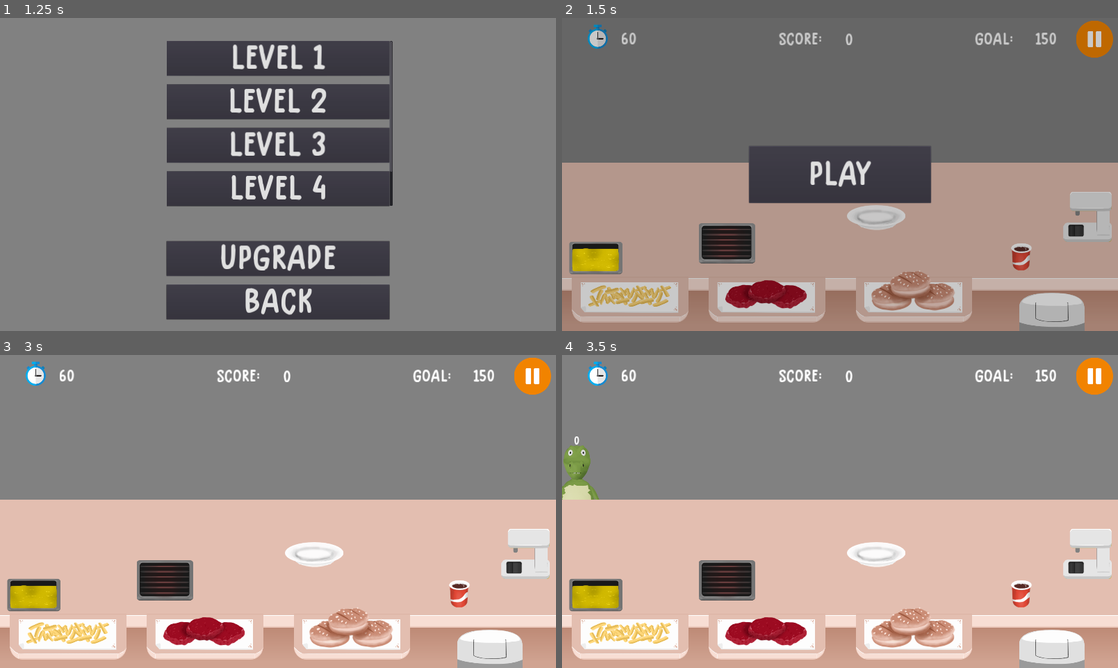
Above: before the commit, frames 1-4 (two rows, left to right).
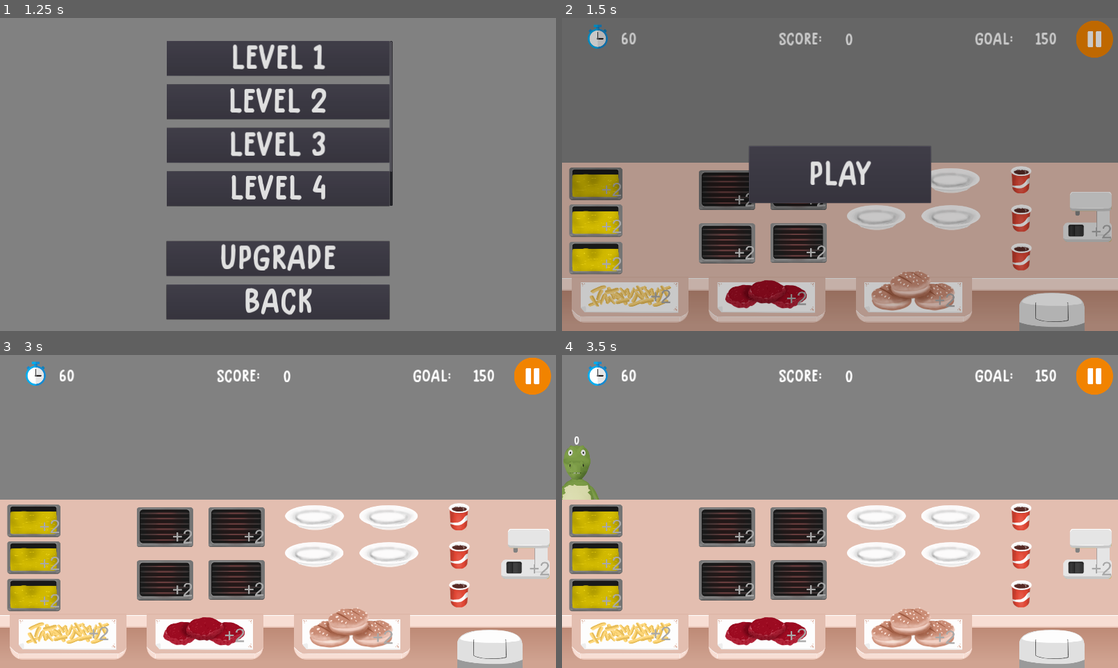
Above: after the commit, the same moments.

Repository: samuelpedrajas/MyVeganRestaurant
Game: Godot game, scene res://Scenes/Game.tscn
Two runs of this game, one before a commit and one after it. Both use one fixed random seed, a clock stepped at 60 frames per second and the inputs below.
Inputs:
- Up to frame 1 (1.25 s): click "Fast Food" at 0.5 s
- Up to frame 2 (1.5 s): click "Level 1" at 1.25 s
- Up to frame 3 (3 s): click "Level 1" at 2 s; click "PLAY" at 2.75 s
- Up to frame 4 (3.5 s): no input

Frame 1 is identical in both runs. In frame 2, 6.6% of the frame differs, in the area x 1-99%, y 47-93%; in frame 3, 8.5%; in frame 4, 8.5%.

Commit message:
progress

Diff:
--- a/Scenes/FastFood/Deliveries/BurgerBread.tscn
+++ b/Scenes/FastFood/Deliveries/BurgerBread.tscn
@@ -127,7 +127,7 @@
 [node name="BurgerBread" type="Node2D"]
 script = ExtResource( 1 )
 reference = "BurgerBread"
-ingredients = [ "BurgerBread" ]
+ingredients = [ "BurgerBreadIngredient" ]
 v_limits = Vector2( -70, 34.5 )
 throwable = false
 
--- a/Scenes/FastFood/Deliveries/CompleteBurger.tscn
+++ b/Scenes/FastFood/Deliveries/CompleteBurger.tscn
@@ -137,7 +137,7 @@
 [node name="CompleteBurger" type="Node2D"]
 script = ExtResource( 5 )
 reference = "CompleteBurger"
-ingredients = [ "BurgerBread", "CookedBurger", "Tomato", "Lettuce" ]
+ingredients = [ "BurgerBreadIngredient", "BurgerIngredient", "Tomato", "Lettuce" ]
 v_limits = Vector2( -91, 34.5 )
 
 [node name="Sprites" type="Node2D" parent="."]
--- a/Scenes/FastFood/Deliveries/Fries.tscn
+++ b/Scenes/FastFood/Deliveries/Fries.tscn
@@ -125,7 +125,7 @@
 [node name="Fries" type="Node2D"]
 script = ExtResource( 1 )
 reference = "Fries"
-ingredients = [ "Fries" ]
+ingredients = [ "FriesIngredient" ]
 v_limits = Vector2( -89, 25 )
 throwable = false
 
--- a/Scenes/FastFood/Deliveries/LettuceBurger.tscn
+++ b/Scenes/FastFood/Deliveries/LettuceBurger.tscn
@@ -134,7 +134,7 @@
 [node name="LettuceBurger" type="Node2D"]
 script = ExtResource( 4 )
 reference = "LettuceBurger"
-ingredients = [ "BurgerBread", "CookedBurger", "Lettuce" ]
+ingredients = [ "BurgerBreadIngredient", "BurgerIngredient", "Lettuce" ]
 v_limits = Vector2( -87, 34.5 )
 
 [node name="Sprites" type="Node2D" parent="."]
--- a/Scenes/FastFood/Deliveries/SimpleBurger.tscn
+++ b/Scenes/FastFood/Deliveries/SimpleBurger.tscn
@@ -131,7 +131,7 @@
 [node name="SimpleBurger" type="Node2D"]
 script = ExtResource( 1 )
 reference = "SimpleBurger"
-ingredients = [ "BurgerBread", "CookedBurger" ]
+ingredients = [ "BurgerBreadIngredient", "BurgerIngredient" ]
 v_limits = Vector2( -84, 34.5 )
 throwable = false
 
--- a/Scenes/FastFood/Deliveries/TomatoBurger.tscn
+++ b/Scenes/FastFood/Deliveries/TomatoBurger.tscn
@@ -134,7 +134,7 @@
 [node name="TomatoBurger" type="Node2D"]
 script = ExtResource( 5 )
 reference = "TomatoBurger"
-ingredients = [ "BurgerBread", "CookedBurger", "Tomato" ]
+ingredients = [ "BurgerBreadIngredient", "BurgerIngredient", "Tomato" ]
 v_limits = Vector2( -87, 34.5 )
 
 [node name="Sprites" type="Node2D" parent="."]
--- a/Scenes/FastFood/Ingredients/Burger.tscn
+++ b/Scenes/FastFood/Ingredients/Burger.tscn
@@ -1,31 +1,673 @@
-[gd_scene load_steps=6 format=2]
+[gd_scene load_steps=20 format=2]
 
 [ext_resource path="res://Scripts/Ingredient.gd" type="Script" id=1]
 [ext_resource path="res://Images/FastFood/Food/HamurguesaCruda.png" type="Texture" id=2]
 [ext_resource path="res://Images/FastFood/Food/HamburguesaHecha.png" type="Texture" id=3]
 [ext_resource path="res://Images/FastFood/Food/HamburguesaQuemada.png" type="Texture" id=4]
-[ext_resource path="res://Scripts/Stage.gd" type="Script" id=5]
-
-
-
+[ext_resource path="res://Images/FastFood/Food/HamburguesaQuemada_2.png" type="Texture" id=6]
+[ext_resource path="res://Images/FastFood/Food/HamburguesaHecha_2.png" type="Texture" id=7]
+[ext_resource path="res://Images/FastFood/Food/HamurguesaCruda_2.png" type="Texture" id=8]
+[ext_resource path="res://Images/FastFood/Food/HamburguesaHecha_1.png" type="Texture" id=9]
+[ext_resource path="res://Images/FastFood/Food/HamurguesaCruda_1.png" type="Texture" id=10]
+[ext_resource path="res://Images/FastFood/Food/HamburguesaQuemada_1.png" type="Texture" id=11]
+
+[sub_resource type="Animation" id=4]
+resource_name = "burned_animation_0"
+tracks/0/type = "value"
+tracks/0/path = NodePath("Sprites/Sprites0:visible")
+tracks/0/interp = 1
+tracks/0/loop_wrap = true
+tracks/0/imported = false
+tracks/0/enabled = true
+tracks/0/keys = {
+"times": PoolRealArray( 0 ),
+"transitions": PoolRealArray( 1 ),
+"update": 1,
+"values": [ true ]
+}
+tracks/1/type = "value"
+tracks/1/path = NodePath("Sprites/Sprites1:visible")
+tracks/1/interp = 1
+tracks/1/loop_wrap = true
+tracks/1/imported = false
+tracks/1/enabled = true
+tracks/1/keys = {
+"times": PoolRealArray( 0 ),
+"transitions": PoolRealArray( 1 ),
+"update": 1,
+"values": [ false ]
+}
+tracks/2/type = "value"
+tracks/2/path = NodePath("Sprites/Sprites2:visible")
+tracks/2/interp = 1
+tracks/2/loop_wrap = true
+tracks/2/imported = false
+tracks/2/enabled = true
+tracks/2/keys = {
+"times": PoolRealArray( 0 ),
+"transitions": PoolRealArray( 1 ),
+"update": 1,
+"values": [ false ]
+}
+tracks/3/type = "value"
+tracks/3/path = NodePath("Sprites/Sprites0/BurnedBurger:visible")
+tracks/3/interp = 1
+tracks/3/loop_wrap = true
+tracks/3/imported = false
+tracks/3/enabled = true
+tracks/3/keys = {
+"times": PoolRealArray( 0 ),
+"transitions": PoolRealArray( 1 ),
+"update": 1,
+"values": [ true ]
+}
+tracks/4/type = "value"
+tracks/4/path = NodePath("Sprites/Sprites0/CookedBurger:visible")
+tracks/4/interp = 1
+tracks/4/loop_wrap = true
+tracks/4/imported = false
+tracks/4/enabled = true
+tracks/4/keys = {
+"times": PoolRealArray( 0 ),
+"transitions": PoolRealArray( 1 ),
+"update": 1,
+"values": [ false ]
+}
+tracks/5/type = "value"
+tracks/5/path = NodePath("Sprites/Sprites0/RawBurger:visible")
+tracks/5/interp = 1
+tracks/5/loop_wrap = true
+tracks/5/imported = false
+tracks/5/enabled = true
+tracks/5/keys = {
+"times": PoolRealArray( 0 ),
+"transitions": PoolRealArray( 1 ),
+"update": 1,
+"values": [ false ]
+}
+
+[sub_resource type="Animation" id=6]
+resource_name = "burned_animation_1"
+tracks/0/type = "value"
+tracks/0/path = NodePath("Sprites/Sprites0:visible")
+tracks/0/interp = 1
+tracks/0/loop_wrap = true
+tracks/0/imported = false
+tracks/0/enabled = true
+tracks/0/keys = {
+"times": PoolRealArray( 0 ),
+"transitions": PoolRealArray( 1 ),
+"update": 1,
+"values": [ false ]
+}
+tracks/1/type = "value"
+tracks/1/path = NodePath("Sprites/Sprites1:visible")
+tracks/1/interp = 1
+tracks/1/loop_wrap = true
+tracks/1/imported = false
+tracks/1/enabled = true
+tracks/1/keys = {
+"times": PoolRealArray( 0 ),
+"transitions": PoolRealArray( 1 ),
+"update": 1,
+"values": [ true ]
+}
+tracks/2/type = "value"
+tracks/2/path = NodePath("Sprites/Sprites2:visible")
+tracks/2/interp = 1
+tracks/2/loop_wrap = true
+tracks/2/imported = false
+tracks/2/enabled = true
+tracks/2/keys = {
+"times": PoolRealArray( 0 ),
+"transitions": PoolRealArray( 1 ),
+"update": 1,
+"values": [ false ]
+}
+tracks/3/type = "value"
+tracks/3/path = NodePath("Sprites/Sprites1/BurnedBurger:visible")
+tracks/3/interp = 1
+tracks/3/loop_wrap = true
+tracks/3/imported = false
+tracks/3/enabled = true
+tracks/3/keys = {
+"times": PoolRealArray( 0 ),
+"transitions": PoolRealArray( 1 ),
+"update": 1,
+"values": [ true ]
+}
+tracks/4/type = "value"
+tracks/4/path = NodePath("Sprites/Sprites1/CookedBurger:visible")
+tracks/4/interp = 1
+tracks/4/loop_wrap = true
+tracks/4/imported = false
+tracks/4/enabled = true
+tracks/4/keys = {
+"times": PoolRealArray( 0 ),
+"transitions": PoolRealArray( 1 ),
+"update": 1,
+"values": [ false ]
+}
+tracks/5/type = "value"
+tracks/5/path = NodePath("Sprites/Sprites1/RawBurger:visible")
+tracks/5/interp = 1
+tracks/5/loop_wrap = true
+tracks/5/imported = false
+tracks/5/enabled = true
+tracks/5/keys = {
+"times": PoolRealArray( 0 ),
+"transitions": PoolRealArray( 1 ),
+"update": 1,
+"values": [ false ]
+}
+
+[sub_resource type="Animation" id=7]
+resource_name = "burned_animation_2"
+tracks/0/type = "value"
+tracks/0/path = NodePath("Sprites/Sprites0:visible")
+tracks/0/interp = 1
+tracks/0/loop_wrap = true
+tracks/0/imported = false
+tracks/0/enabled = true
+tracks/0/keys = {
+"times": PoolRealArray( 0 ),
+"transitions": PoolRealArray( 1 ),
+"update": 1,
+"values": [ false ]
+}
+tracks/1/type = "value"
+tracks/1/path = NodePath("Sprites/Sprites1:visible")
+tracks/1/interp = 1
+tracks/1/loop_wrap = true
+tracks/1/imported = false
+tracks/1/enabled = true
+tracks/1/keys = {
+"times": PoolRealArray( 0 ),
+"transitions": PoolRealArray( 1 ),
+"update": 1,
+"values": [ false ]
+}
+tracks/2/type = "value"
+tracks/2/path = NodePath("Sprites/Sprites2:visible")
+tracks/2/interp = 1
+tracks/2/loop_wrap = true
+tracks/2/imported = false
+tracks/2/enabled = true
+tracks/2/keys = {
+"times": PoolRealArray( 0 ),
+"transitions": PoolRealArray( 1 ),
+"update": 1,
+"values": [ true ]
+}
+tracks/3/type = "value"
+tracks/3/path = NodePath("Sprites/Sprites2/BurnedBurger:visible")
+tracks/3/interp = 1
+tracks/3/loop_wrap = true
+tracks/3/imported = false
+tracks/3/enabled = true
+tracks/3/keys = {
+"times": PoolRealArray( 0 ),
+"transitions": PoolRealArray( 1 ),
+"update": 1,
+"values": [ true ]
+}
+tracks/4/type = "value"
+tracks/4/path = NodePath("Sprites/Sprites2/CookedBurger:visible")
+tracks/4/interp = 1
+tracks/4/loop_wrap = true
+tracks/4/imported = false
+tracks/4/enabled = true
+tracks/4/keys = {
+"times": PoolRealArray( 0 ),
+"transitions": PoolRealArray( 1 ),
+"update": 1,
+"values": [ false ]
+}
+tracks/5/type = "value"
+tracks/5/path = NodePath("Sprites/Sprites2/RawBurger:visible")
+tracks/5/interp = 1
+tracks/5/loop_wrap = true
+tracks/5/imported = false
+tracks/5/enabled = true
+tracks/5/keys = {
+"times": PoolRealArray( 0 ),
+"transitions": PoolRealArray( 1 ),
+"update": 1,
+"values": [ false ]
+}
+
+[sub_resource type="Animation" id=5]
+resource_name = "cooked_animation_0"
+tracks/0/type = "value"
+tracks/0/path = NodePath("Sprites/Sprites0:visible")
+tracks/0/interp = 1
+tracks/0/loop_wrap = true
+tracks/0/imported = false
+tracks/0/enabled = true
+tracks/0/keys = {
+"times": PoolRealArray( 0 ),
+"transitions": PoolRealArray( 1 ),
+"update": 1,
+"values": [ true ]
+}
+tracks/1/type = "value"
+tracks/1/path = NodePath("Sprites/Sprites1:visible")
+tracks/1/interp = 1
+tracks/1/loop_wrap = true
+tracks/1/imported = false
+tracks/1/enabled = true
+tracks/1/keys = {
+"times": PoolRealArray( 0 ),
+"transitions": PoolRealArray( 1 ),
+"update": 1,
+"values": [ false ]
+}
+tracks/2/type = "value"
+tracks/2/path = NodePath("Sprites/Sprites2:visible")
+tracks/2/interp = 1
+tracks/2/loop_wrap = true
+tracks/2/imported = false
+tracks/2/enabled = true
+tracks/2/keys = {
+"times": PoolRealArray( 0 ),
+"transitions": PoolRealArray( 1 ),
+"update": 1,
+"values": [ false ]
+}
+tracks/3/type = "value"
+tracks/3/path = NodePath("Sprites/Sprites0/BurnedBurger:visible")
+tracks/3/interp = 1
+tracks/3/loop_wrap = true
+tracks/3/imported = false
+tracks/3/enabled = true
+tracks/3/keys = {
+"times": PoolRealArray( 0 ),
+"transitions": PoolRealArray( 1 ),
+"update": 1,
+"values": [ false ]
+}
+tracks/4/type = "value"
+tracks/4/path = NodePath("Sprites/Sprites0/CookedBurger:visible")
+tracks/4/interp = 1
+tracks/4/loop_wrap = true
+tracks/4/imported = false
+tracks/4/enabled = true
+tracks/4/keys = {
+"times": PoolRealArray( 0 ),
+"transitions": PoolRealArray( 1 ),
+"update": 1,
+"values": [ true ]
+}
+tracks/5/type = "value"
+tracks/5/path = NodePath("Sprites/Sprites0/RawBurger:visible")
+tracks/5/interp = 1
+tracks/5/loop_wrap = true
+tracks/5/imported = false
+tracks/5/enabled = true
+tracks/5/keys = {
+"times": PoolRealArray( 0 ),
+"transitions": PoolRealArray( 1 ),
+"update": 1,
+"values": [ false ]
+}
+
+[sub_resource type="Animation" id=8]
+resource_name = "cooked_animation_1"
+tracks/0/type = "value"
+tracks/0/path = NodePath("Sprites/Sprites0:visible")
+tracks/0/interp = 1
+tracks/0/loop_wrap = true
+tracks/0/imported = false
+tracks/0/enabled = true
+tracks/0/keys = {
+"times": PoolRealArray( 0 ),
+"transitions": PoolRealArray( 1 ),
+"update": 1,
+"values": [ false ]
+}
+tracks/1/type = "value"
+tracks/1/path = NodePath("Sprites/Sprites1:visible")
+tracks/1/interp = 1
+tracks/1/loop_wrap = true
+tracks/1/imported = false
+tracks/1/enabled = true
+tracks/1/keys = {
+"times": PoolRealArray( 0 ),
+"transitions": PoolRealArray( 1 ),
+"update": 1,
+"values": [ true ]
+}
+tracks/2/type = "value"
+tracks/2/path = NodePath("Sprites/Sprites2:visible")
+tracks/2/interp = 1
+tracks/2/loop_wrap = true
+tracks/2/imported = false
+tracks/2/enabled = true
+tracks/2/keys = {
+"times": PoolRealArray( 0 ),
+"transitions": PoolRealArray( 1 ),
+"update": 1,
+"values": [ false ]
+}
+tracks/3/type = "value"
+tracks/3/path = NodePath("Sprites/Sprites1/BurnedBurger:visible")
+tracks/3/interp = 1
+tracks/3/loop_wrap = true
+tracks/3/imported = false
+tracks/3/enabled = true
+tracks/3/keys = {
+"times": PoolRealArray( 0 ),
+"transitions": PoolRealArray( 1 ),
+"update": 1,
+"values": [ false ]
+}
+tracks/4/type = "value"
+tracks/4/path = NodePath("Sprites/Sprites1/CookedBurger:visible")
+tracks/4/interp = 1
+tracks/4/loop_wrap = true
+tracks/4/imported = false
+tracks/4/enabled = true
+tracks/4/keys = {
+"times": PoolRealArray( 0 ),
+"transitions": PoolRealArray( 1 ),
+"update": 1,
+"values": [ true ]
+}
+tracks/5/type = "value"
+tracks/5/path = NodePath("Sprites/Sprites1/RawBurger:visible")
+tracks/5/interp = 1
+tracks/5/loop_wrap = true
+tracks/5/imported = false
+tracks/5/enabled = true
+tracks/5/keys = {
+"times": PoolRealArray( 0 ),
+"transitions": PoolRealArray( 1 ),
+"update": 1,
+"values": [ false ]
+}
+
+[sub_resource type="Animation" id=9]
+resource_name = "cooked_animation_2"
+tracks/0/type = "value"
+tracks/0/path = NodePath("Sprites/Sprites0:visible")
+tracks/0/interp = 1
+tracks/0/loop_wrap = true
+tracks/0/imported = false
+tracks/0/enabled = true
+tracks/0/keys = {
+"times": PoolRealArray( 0 ),
+"transitions": PoolRealArray( 1 ),
+"update": 1,
+"values": [ false ]
+}
+tracks/1/type = "value"
+tracks/1/path = NodePath("Sprites/Sprites1:visible")
+tracks/1/interp = 1
+tracks/1/loop_wrap = true
+tracks/1/imported = false
+tracks/1/enabled = true
+tracks/1/keys = {
+"times": PoolRealArray( 0 ),
+"transitions": PoolRealArray( 1 ),
+"update": 1,
+"values": [ false ]
+}
+tracks/2/type = "value"
+tracks/2/path = NodePath("Sprites/Sprites2:visible")
+tracks/2/interp = 1
+tracks/2/loop_wrap = true
+tracks/2/imported = false
+tracks/2/enabled = true
+tracks/2/keys = {
+"times": PoolRealArray( 0 ),
+"transitions": PoolRealArray( 1 ),
+"update": 1,
+"values": [ true ]
+}
+tracks/3/type = "value"
+tracks/3/path = NodePath("Sprites/Sprites2/BurnedBurger:visible")
+tracks/3/interp = 1
+tracks/3/loop_wrap = true
+tracks/3/imported = false
+tracks/3/enabled = true
+tracks/3/keys = {
+"times": PoolRealArray( 0 ),
+"transitions": PoolRealArray( 1 ),
+"update": 1,
+"values": [ false ]
+}
+tracks/4/type = "value"
+tracks/4/path = NodePath("Sprites/Sprites2/CookedBurger:visible")
+tracks/4/interp = 1
+tracks/4/loop_wrap = true
+tracks/4/imported = false
+tracks/4/enabled = true
+tracks/4/keys = {
+"times": PoolRealArray( 0 ),
+"transitions": PoolRealArray( 1 ),
+"update": 1,
+"values": [ true ]
+}
+tracks/5/type = "value"
+tracks/5/path = NodePath("Sprites/Sprites2/RawBurger:visible")
+tracks/5/interp = 1
+tracks/5/loop_wrap = true
+tracks/5/imported = false
+tracks/5/enabled = true
+tracks/5/keys = {
+"times": PoolRealArray( 0 ),
+"transitions": PoolRealArray( 1 ),
+"update": 1,
+"values": [ false ]
+}
+
+[sub_resource type="Animation" id=1]
+resource_name = "default_animation_0"
+tracks/0/type = "value"
+tracks/0/path = NodePath("Sprites/Sprites0:visible")
+tracks/0/interp = 1
+tracks/0/loop_wrap = true
+tracks/0/imported = false
+tracks/0/enabled = true
+tracks/0/keys = {
+"times": PoolRealArray( 0 ),
+"transitions": PoolRealArray( 1 ),
+"update": 1,
+"values": [ true ]
+}
+tracks/1/type = "value"
+tracks/1/path = NodePath("Sprites/Sprites1:visible")
+tracks/1/interp = 1
+tracks/1/loop_wrap = true
+tracks/1/imported = false
+tracks/1/enabled = true
+tracks/1/keys = {
+"times": PoolRealArray( 0 ),
+"transitions": PoolRealArray( 1 ),
+"update": 1,
+"values": [ false ]
+}
+tracks/2/type = "value"
+tracks/2/path = NodePath("Sprites/Sprites2:visible")
+tracks/2/interp = 1
+tracks/2/loop_wrap = true
+tracks/2/imported = false
+tracks/2/enabled = true
+tracks/2/keys = {
+"times": PoolRealArray( 0 ),
+"transitions": PoolRealArray( 1 ),
+"update": 1,
+"values": [ false ]
+}
+tracks/3/type = "value"
+tracks/3/path = NodePath("Sprites/Sprites0/RawBurger:visible")
+tracks/3/interp = 1
+tracks/3/loop_wrap = true
+tracks/3/imported = false
+tracks/3/enabled = true
+tracks/3/keys = {
+"times": PoolRealArray( 0 ),
+"transitions": PoolRealArray( 1 ),
+"update": 1,
+"values": [ true ]
+}
+tracks/4/type = "value"
+tracks/4/path = NodePath("Sprites/Sprites0/CookedBurger:visible")
+tracks/4/interp = 1
+tracks/4/loop_wrap = true
+tracks/4/imported = false
+tracks/4/enabled = true
+tracks/4/keys = {
+"times": PoolRealArray( 0 ),
+"transitions": PoolRealArray( 1 ),
+"update": 1,
+"values": [ false ]
+}
+tracks/5/type = "value"
+tracks/5/path = NodePath("Sprites/Sprites0/BurnedBurger:visible")
+tracks/5/interp = 1
+tracks/5/loop_wrap = true
+tracks/5/imported = false
+tracks/5/enabled = true
+tracks/5/keys = {
+"times": PoolRealArray( 0 ),
+"transitions": PoolRealArray( 1 ),
+"update": 1,
+"values": [ false ]
+}
+
+[sub_resource type="Animation" id=2]
+resource_name = "default_animation_1"
+tracks/0/type = "value"
+tracks/0/path = NodePath("Sprites/Sprites2:visible")
+tracks/0/interp = 1
+tracks/0/loop_wrap = true
+tracks/0/imported = false
+tracks/0/enabled = true
+tracks/0/keys = {
+"times": PoolRealArray( 0 ),
+"transitions": PoolRealArray( 1 ),
+"update": 1,
+"values": [ false ]
+}
+tracks/1/type = "value"
+tracks/1/path = NodePath("Sprites/Sprites1:visible")
+tracks/1/interp = 1
+tracks/1/loop_wrap = true
+tracks/1/imported = false
+tracks/1/enabled = true
+tracks/1/keys = {
+"times": PoolRealArray( 0 ),
+"transitions": PoolRealArray( 1 ),
+"update": 1,
+"values": [ true ]
+}
+tracks/2/type = "value"
+tracks/2/path = NodePath("Sprites/Sprites0:visible")
+tracks/2/interp = 1
+tracks/2/loop_wrap = true
+tracks/2/imported = false
+tracks/2/enabled = true
+tracks/2/keys = {
+"times": PoolRealArray( 0 ),
+"transitions": PoolRealArray( 1 ),
+"update": 1,
+"values": [ false ]
+}
+
+[sub_resource type="Animation" id=3]
+resource_name = "default_animation_2"
+tracks/0/type = "value"
+tracks/0/path = NodePath("Sprites/Sprites2:visible")
+tracks/0/interp = 1
+tracks/0/loop_wrap = true
+tracks/0/imported = false
+tracks/0/enabled = true
+tracks/0/keys = {
+"times": PoolRealArray( 0 ),
+"transitions": PoolRealArray( 1 ),
+"update": 1,
+"values": [ true ]
+}
+tracks/1/type = "value"
+tracks/1/path = NodePath("Sprites/Sprites1:visible")
+tracks/1/interp = 1
+tracks/1/loop_wrap = true
+tracks/1/imported = false
+tracks/1/enabled = true
+tracks/1/keys = {
+"times": PoolRealArray( 0 ),
+"transitions": PoolRealArray( 1 ),
+"update": 1,
+"values": [ false ]
+}
+tracks/2/type = "value"
+tracks/2/path = NodePath("Sprites/Sprites0:visible")
+tracks/2/interp = 1
+tracks/2/loop_wrap = true
+tracks/2/imported = false
+tracks/2/enabled = true
+tracks/2/keys = {
+"times": PoolRealArray( 0 ),
+"transitions": PoolRealArray( 1 ),
+"update": 1,
+"values": [ false ]
+}
 
 [node name="Burger" type="Node2D"]
 script = ExtResource( 1 )
 reference = "BurgerIngredient"
 
-[node name="RawBurger" type="Sprite" parent="."]
+[node name="Sprites" type="Node2D" parent="."]
+
+[node name="Sprites0" type="Node2D" parent="Sprites"]
+
+[node name="RawBurger" type="Sprite" parent="Sprites/Sprites0"]
 texture = ExtResource( 2 )
-script = ExtResource( 5 )
-reference = "RawBurger"
-
-[node name="CookedBurger" type="Sprite" parent="."]
+
+[node name="CookedBurger" type="Sprite" parent="Sprites/Sprites0"]
 visible = false
 texture = ExtResource( 3 )
-script = ExtResource( 5 )
-reference = "CookedBurger"
-
-[node name="BurnedBurger" type="Sprite" parent="."]
+
+[node name="BurnedBurger" type="Sprite" parent="Sprites/Sprites0"]
 visible = false
 texture = ExtResource( 4 )
-script = ExtResource( 5 )
-reference = "BurnedBurger"
+
+[node name="Sprites1" type="Node2D" parent="Sprites"]
+visible = false
+
+[node name="RawBurger" type="Sprite" parent="Sprites/Sprites1"]
+texture = ExtResource( 10 )
+
+[node name="CookedBurger" type="Sprite" parent="Sprites/Sprites1"]
+visible = false
+texture = ExtResource( 9 )
+
+[node name="BurnedBurger" type="Sprite" parent="Sprites/Sprites1"]
+visible = false
+texture = ExtResource( 11 )
+
+[node name="Sprites2" type="Node2D" parent="Sprites"]
+visible = false
+
+[node name="RawBurger" type="Sprite" parent="Sprites/Sprites2"]
+texture = ExtResource( 8 )
+
+[node name="CookedBurger" type="Sprite" parent="Sprites/Sprites2"]
+visible = false
+texture = ExtResource( 7 )
+
+[node name="BurnedBurger" type="Sprite" parent="Sprites/Sprites2"]
+visible = false
+texture = ExtResource( 6 )
+
+[node name="AnimationPlayer" type="AnimationPlayer" parent="."]
+anims/burned_animation_0 = SubResource( 4 )
+anims/burned_animation_1 = SubResource( 6 )
+anims/burned_animation_2 = SubResource( 7 )
+anims/cooked_animation_0 = SubResource( 5 )
+anims/cooked_animation_1 = SubResource( 8 )
+anims/cooked_animation_2 = SubResource( 9 )
+anims/default_animation_0 = SubResource( 1 )
+anims/default_animation_1 = SubResource( 2 )
+anims/default_animation_2 = SubResource( 3 )
--- a/Scenes/FastFood/Ingredients/BurgerBread.tscn
+++ b/Scenes/FastFood/Ingredients/BurgerBread.tscn
@@ -1,13 +1,7 @@
-[gd_scene load_steps=3 format=2]
+[gd_scene load_steps=2 format=2]
 
 [ext_resource path="res://Scripts/Ingredient.gd" type="Script" id=1]
-[ext_resource path="res://Scripts/Stage.gd" type="Script" id=2]
 
 [node name="BurgerBread" type="Node2D"]
 script = ExtResource( 1 )
 reference = "BurgerBreadIngredient"
-
-[node name="BurgerBread" type="Sprite" parent="."]
-script = ExtResource( 2 )
-reference = "BurgerBread"
-destination = "Plate"
--- a/Scenes/FastFood/Ingredients/Fries.tscn
+++ b/Scenes/FastFood/Ingredients/Fries.tscn
@@ -1,12 +1,7 @@
-[gd_scene load_steps=3 format=2]
+[gd_scene load_steps=2 format=2]
 
 [ext_resource path="res://Scripts/Ingredient.gd" type="Script" id=1]
-[ext_resource path="res://Scripts/Stage.gd" type="Script" id=2]
 
 [node name="Fries" type="Node2D"]
 script = ExtResource( 1 )
 reference = "FriesIngredient"
-
-[node name="Fries" type="Sprite" parent="."]
-script = ExtResource( 2 )
-reference = "Fries"
--- a/Scenes/FastFood/Ingredients/Lettuce.tscn
+++ b/Scenes/FastFood/Ingredients/Lettuce.tscn
@@ -1,13 +1,7 @@
-[gd_scene load_steps=3 format=2]
+[gd_scene load_steps=2 format=2]
 
 [ext_resource path="res://Scripts/Ingredient.gd" type="Script" id=1]
-[ext_resource path="res://Scripts/Stage.gd" type="Script" id=2]
 
 [node name="Lettuce" type="Node2D"]
 script = ExtResource( 1 )
-reference = "LettuceIngredient"
-
-[node name="Lettuce" type="Sprite" parent="."]
-script = ExtResource( 2 )
 reference = "Lettuce"
-destination = "Plate"
--- a/Scenes/FastFood/Ingredients/Tomato.tscn
+++ b/Scenes/FastFood/Ingredients/Tomato.tscn
@@ -1,13 +1,7 @@
-[gd_scene load_steps=3 format=2]
+[gd_scene load_steps=2 format=2]
 
 [ext_resource path="res://Scripts/Ingredient.gd" type="Script" id=1]
-[ext_resource path="res://Scripts/Stage.gd" type="Script" id=2]
 
 [node name="Tomato" type="Node2D"]
 script = ExtResource( 1 )
-reference = "TomatoIngredient"
-
-[node name="Tomato" type="Sprite" parent="."]
-script = ExtResource( 2 )
 reference = "Tomato"
-destination = "Plate"
--- a/Scripts/Grill.gd
+++ b/Scripts/Grill.gd
@@ -66,11 +66,11 @@
 
 
 func _on_Timer_food_cooked():
-	self.ingredient.evolve()
+	self.ingredient.set_cooked()
 
 
 func _on_Timer_food_burned():
-	self.ingredient.evolve()
+	self.ingredient.set_burned()
 	self.burned = true
 	print("%s burned!" % [get_name()])
 
--- a/Scripts/Ingredient.gd
+++ b/Scripts/Ingredient.gd
@@ -1,7 +1,6 @@
 extends Node2D
 
 
-var level = 0
 var upgrade = 0
 export(String) var reference
 export(bool) var throwable = true
@@ -11,16 +10,36 @@
 	return get_child(self.level).reference
 
 
-func evolve():
-	get_child(self.level).hide()
-	self.level += 1
-	get_child(self.level).show()
+func set_cooked():
+	_play_cooked_animation()
 
 
-func get_destination():
-	return get_child(self.level).destination
+func set_burned():
+	_play_burned_animation()
 
 
 func set_config(machine_level):
 	self.upgrade = machine_level
+	_play_default_animation()
 	print("Ingredient upgraded")
+
+
+func _play_default_animation():
+	if get_node_or_null("AnimationPlayer") == null:
+		return
+	var anim_name = "default_animation_%s" % [str(self.upgrade)]
+	$AnimationPlayer.play(anim_name)
+
+
+func _play_cooked_animation():
+	if get_node_or_null("AnimationPlayer") == null:
+		return
+	var anim_name = "cooked_animation_%s" % [str(self.upgrade)]
+	$AnimationPlayer.play(anim_name)
+
+
+func _play_burned_animation():
+	if get_node_or_null("AnimationPlayer") == null:
+		return
+	var anim_name = "burned_animation_%s" % [str(self.upgrade)]
+	$AnimationPlayer.play(anim_name)
--- a/Scripts/Menu.gd
+++ b/Scripts/Menu.gd
@@ -96,7 +96,7 @@
 	var ingredients = []
 	if delivery != null:
 		ingredients += delivery.ingredients
-	ingredients.append(ingredient.get_level_reference())
+	ingredients.append(ingredient.reference)
 
 	for _delivery in _delivery_name_to_delivery.values():
 		if Utils.arrays_have_same_content(ingredients, _delivery.ingredients):
--- a/Scripts/Stage.gd
+++ /dev/null
@@ -1,4 +0,0 @@
-extends Sprite
-
-
-export(String) var reference
--- a/Scripts/Status.gd
+++ b/Scripts/Status.gd
@@ -5,15 +5,15 @@
 var kitchen_status = {
 	"FastFood": {
 		"Deliverables": {
-			"Cola": 0,
-			"CompleteBurger": 0,
-			"Fries": 0
+			"Cola": 2,
+			"CompleteBurger": 2,
+			"Fries": 2
 		},
 		"Instruments": {
-			"Grill": 0,
-			"Fryer": 0,
-			"ColaPump": 0,
-			"Plate": 0
+			"Grill": 2,
+			"Fryer": 2,
+			"ColaPump": 2,
+			"Plate": 2
 		}
 	}
 }
